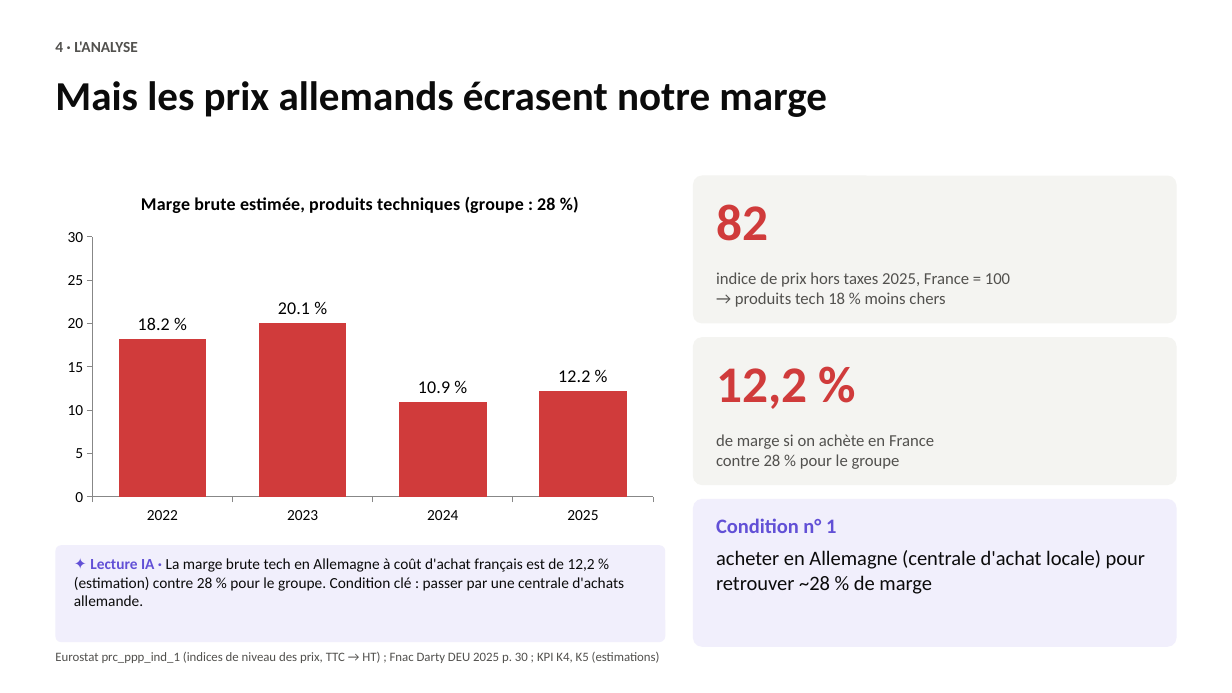
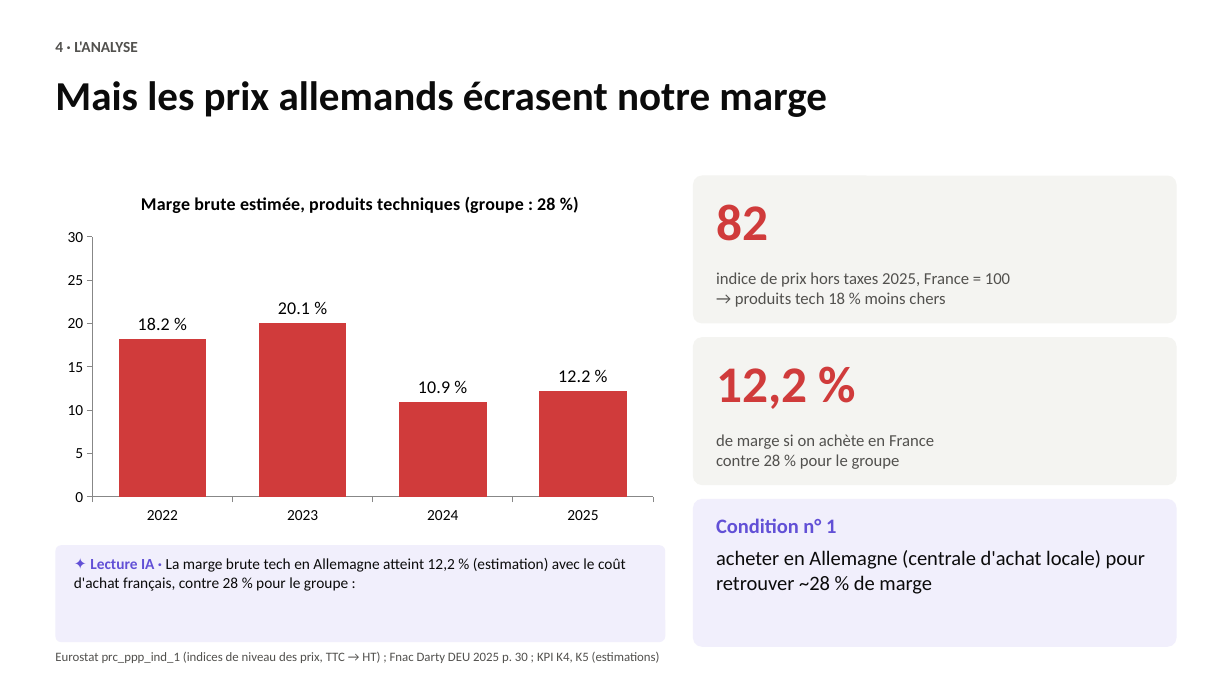
Before and after one commit to romane13long-source/fnac-expansion-allemagne, a slide deck: slide 6 of docs/Comex_Fnac_Allemagne.pptx. Drawn at 1232x693 pixels with LibreOffice and Linux fonts; fonts in the diff are those of the drawing. Boxes give left, top, right and bottom in pixels: in the first picture for what was removed or moved away, otherwise in the second. Text is boxed around its words. In the diff, an @@ line names an element or a change of style, - is before the commit and + after.

```diff
--- a/docs/Comex_Fnac_Allemagne.pptx
+++ b/docs/Comex_Fnac_Allemagne.pptx
@@ text at [74, 558, 626, 591]: text changed @@
-✦ Lecture IA · La marge brute tech en Allemagne à coût d'achat français est de 12,2 % (estimation) contre 28 % pour le groupe. Condition clé : passer par une centrale d'achats allemande.
+✦ Lecture IA · La marge brute tech en Allemagne atteint 12,2 % (estimation) avec le coût d'achat français, contre 28 % pour le groupe :
```
Also in this commit, not shown: 2 other slides changed, 10 other files.
